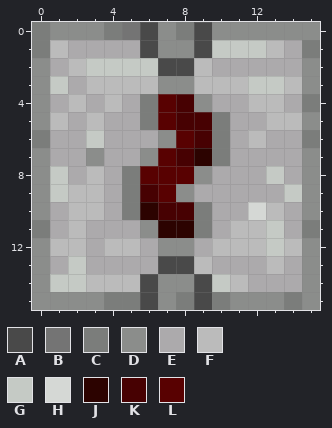
Two states of a pixel-art sprite, assets/inf/textures/machine/gate/delay_plate.png. Above, as it was before the edit.
The file is 16x16 pixels.
Palette (. is transparent): A #494949  B #747474  C #7b7d7b  D #8b8d8b  E #acaaac  F #bbbbbb  G #c5cac5  H #d5d8d5  J #2c0300  K #470102  L #580101
Pixels before, first column x 0:
 0 CDDDCBADCADDDDDD
 1 CFEEEEADDAGGGFEC
 2 DEFGGGGAAFEEEEED
 3 DGEFFFFDDFFFGGFD
 4 DEFEFECLKDEEFFEC
 5 DFEFEECLKKCEEFFD
 6 CEEGEEEDLKCEFEEC
 7 DEEDEEDLKJCEEEED
 8 DGEFECLLLDEEEGED
 9 DGFFECKLDEEEEEGD
10 DEFFECJKKCEEHFED
11 CEFEEEDJJCEFFGEC
12 DFFEFFEDDEFFFGFD
13 DEGEEEEAAFEEEFED
14 DGGFFFADDAGFEEED
15 DDDDCCADCACDDDCD
Now the later version:
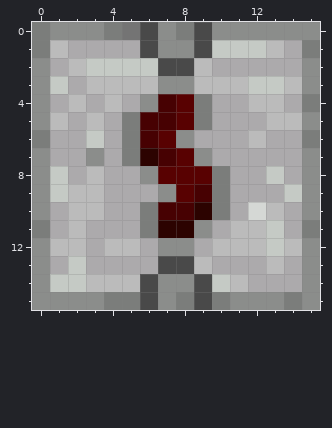
Message: fixed gamebreaking texture
From old to new:
y 4: x 6..9 CLKD -> DKLC
y 5: x 5..10 ECLKKC -> CKKLCE
y 6: x 5..10 EEDLKC -> CKLDEE
y 7: x 5..10 EDLKJC -> CJKLDE
y 8: x 5..6 CL -> ED; x 9..10 DE -> LC
y 9: x 5..10 CKLDEE -> EEDLKC
y 10: x 5..6 CJ -> EC; x 9..10 CE -> JC
y 11: x 6 D -> C; x 9 C -> D
Boxes around the changes in both pictures, in picture pixels (x1, y1, x2, y2):
changed: (122, 94, 230, 238)
